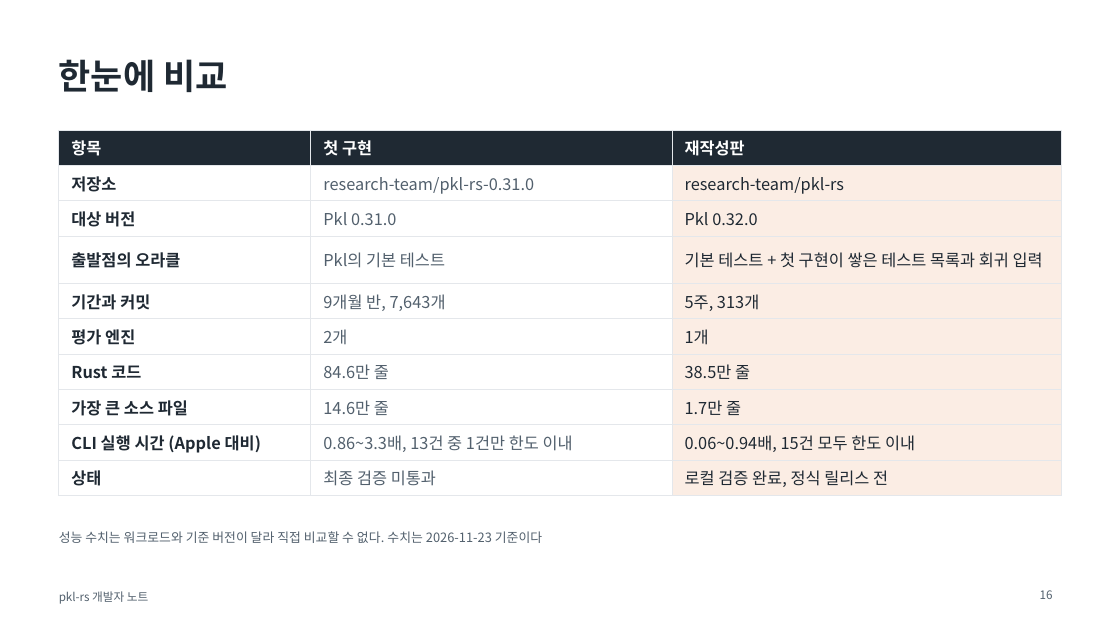
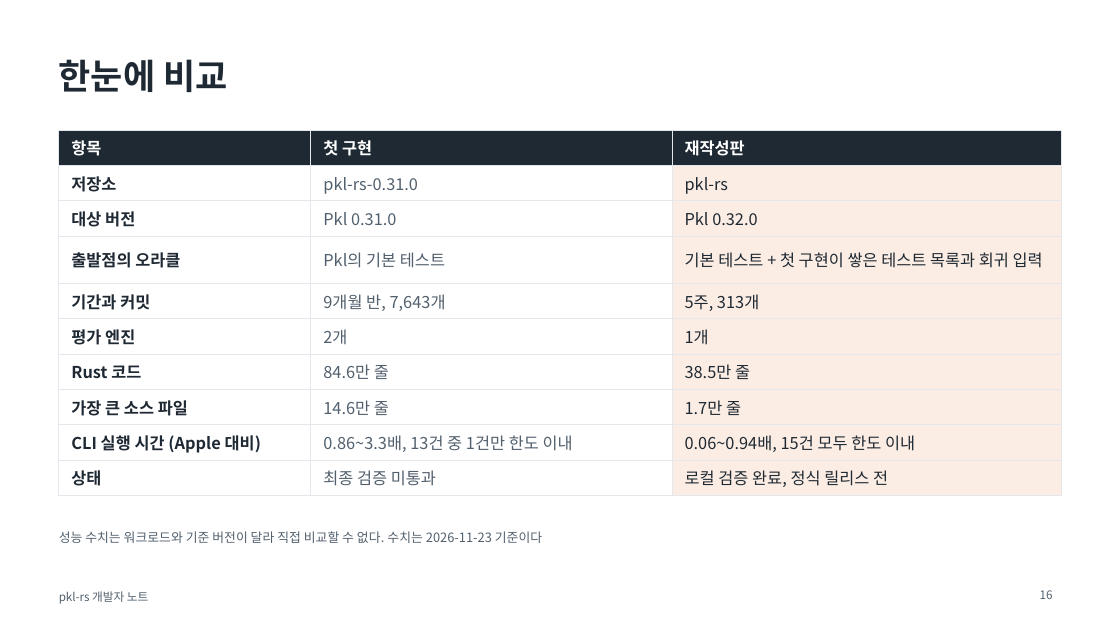
Before and after one commit to openedges/pkl-rs, a slide deck: slide 16 of docs/developer-note.pptx. Drawn at 1120x630 pixels with LibreOffice and Linux fonts; fonts in the diff are those of the drawing. Boxes give left, top, right and bottom in pixels: in the first picture for what was removed or moved away, otherwise in the second. Text is boxed around its words. In the diff, an @@ line names an element or a change of style, - is before the commit and + after.

```diff
--- a/docs/developer-note.pptx
+++ b/docs/developer-note.pptx
@@ table at box(59, 130, 1061, 491) @@
-row 2, column 2: research-team/pkl-rs-0.31.0
+row 2, column 2: pkl-rs-0.31.0
-row 2, column 3: research-team/pkl-rs
+row 2, column 3: pkl-rs
```
Also in this commit, not shown: 2 other slides changed, 23 other files.
